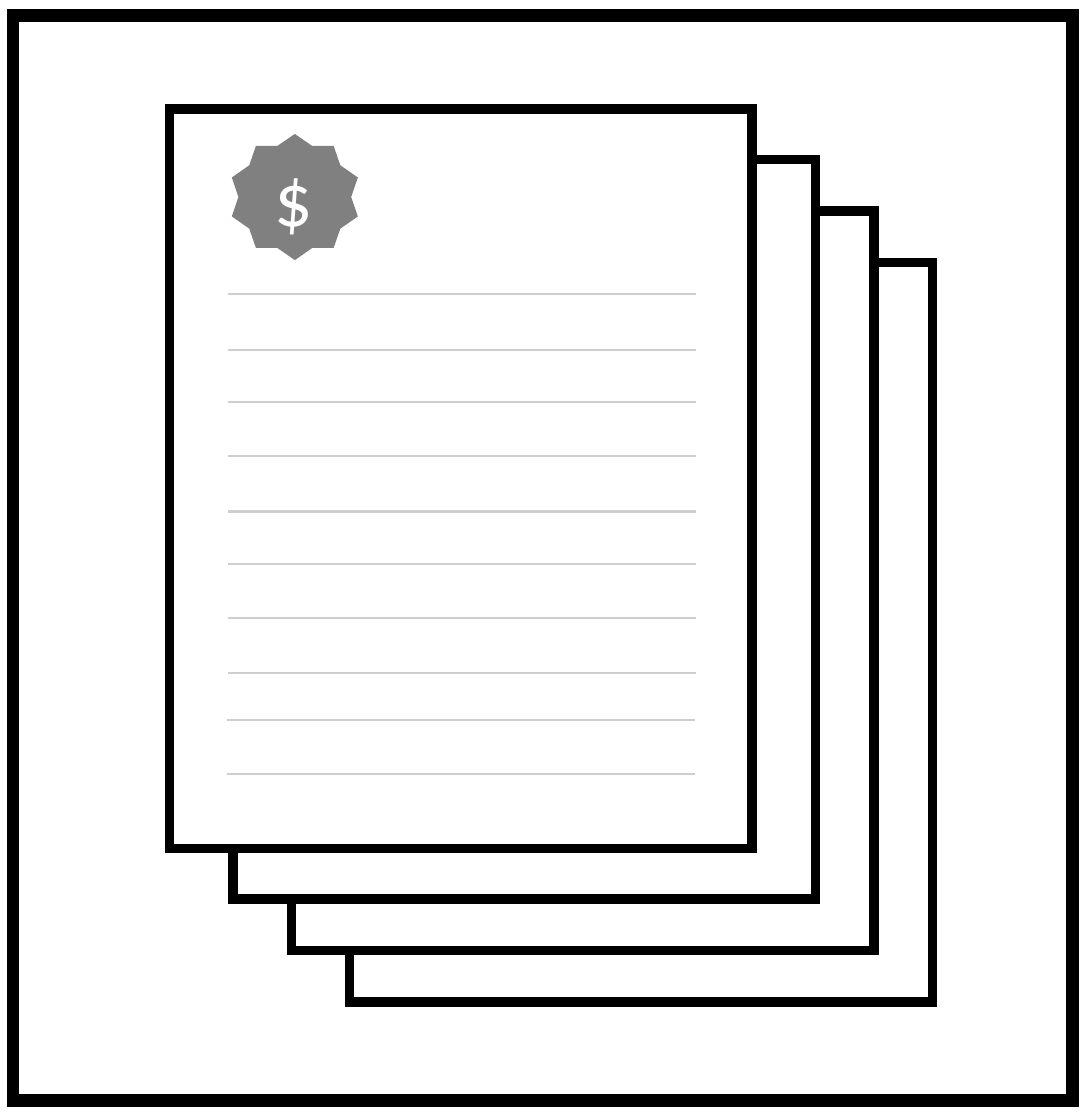
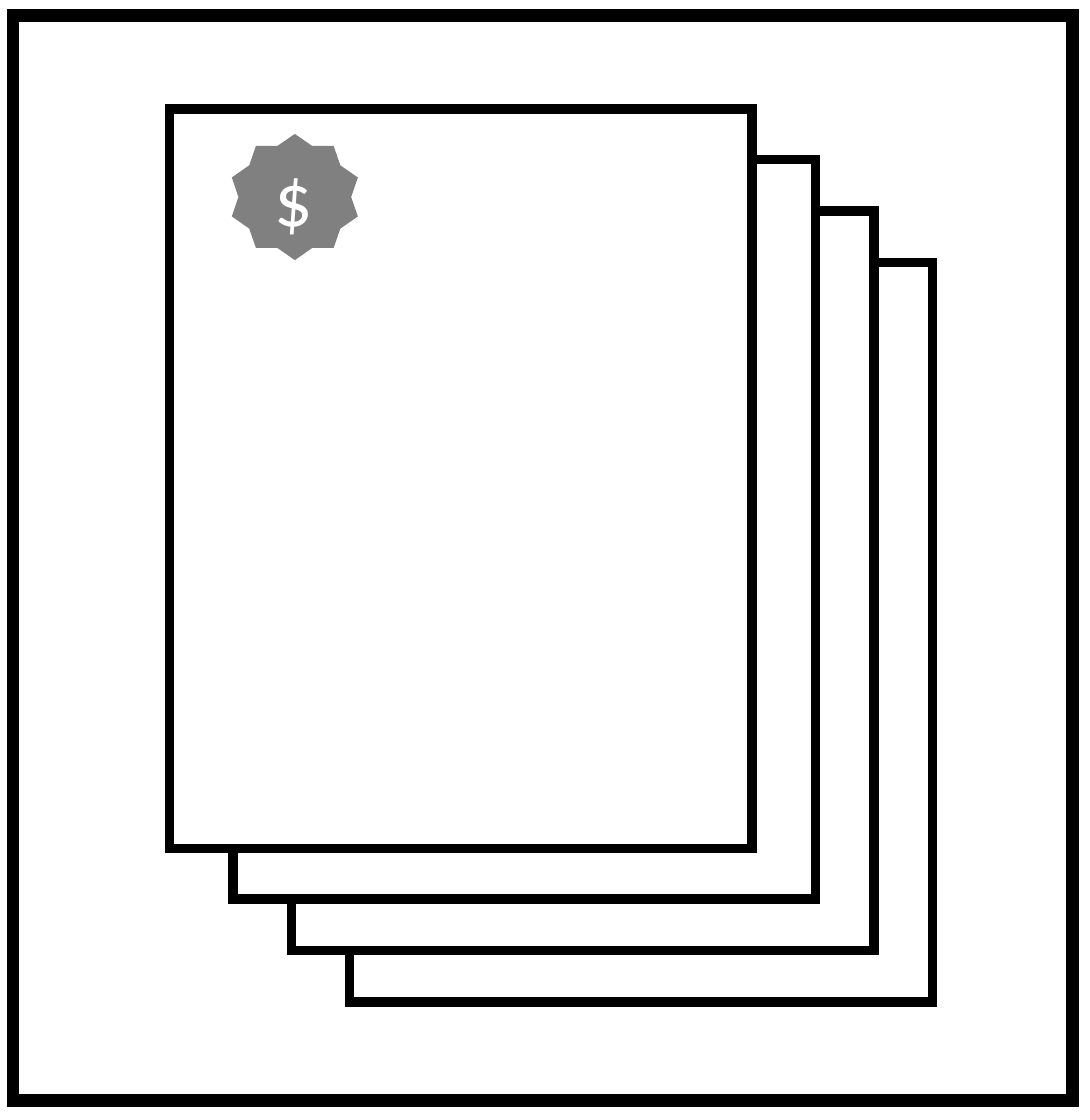
Before and after one commit to raboody/website, a slide deck: slide 2 of Resources icons.pptx. Drawn at 1090x1120 pixels with LibreOffice and Linux fonts; fonts in the diff are those of the drawing. Boxes give left, top, right and bottom in pixels: in the first picture for what was removed or moved away, otherwise in the second. Text is boxed around its words. In the diff, an @@ line names an element or a change of style, - is before the commit and + after.

```diff
--- a/Resources icons.pptx
+++ b/Resources icons.pptx
@@ line removed from (227, 294) to (696, 294) @@
@@ line removed from (227, 351) to (696, 351) @@
@@ line removed from (227, 403) to (696, 403) @@
@@ line removed from (227, 457) to (696, 457) @@
@@ line removed from (227, 512) to (696, 512) @@
@@ line removed from (227, 563) to (696, 563) @@
@@ line removed from (227, 618) to (696, 618) @@
@@ line removed from (227, 672) to (696, 672) @@
@@ line removed from (227, 721) to (696, 721) @@
@@ line removed from (227, 775) to (696, 775) @@
```
Also in this commit, not shown: 26 other files.
